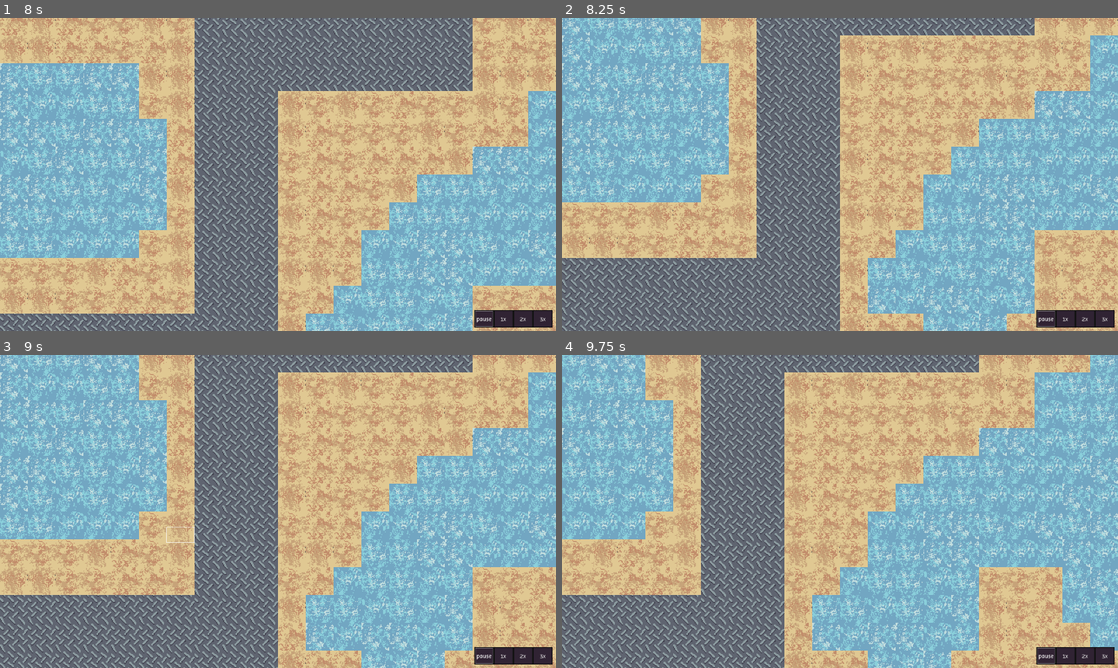
Above: before the commit, frames 1-4 (two rows, left to right).
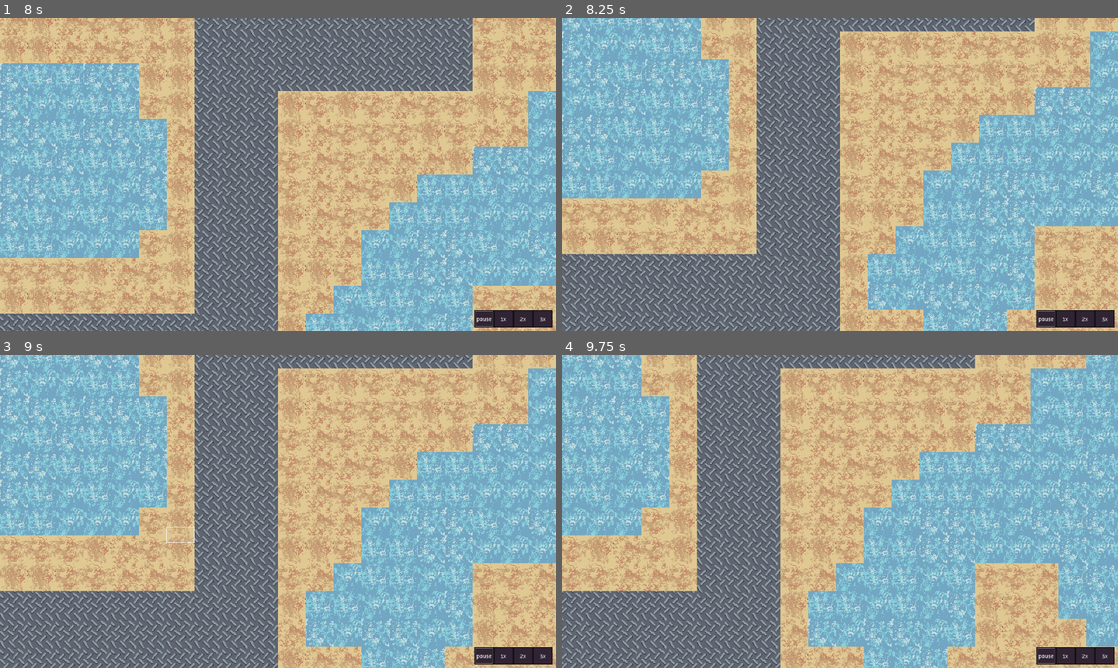
Above: after the commit, the same moments.

Repository: Just-a-Unity-Dev/achei
Game: Godot game, scene res://game.tscn
The game is run twice, just before and just after one commit, with the same random seed, the same clock (stepped at 60 frames per second) and the same inputs. The engine's default icon, where the game draws it, is replaced by a stand-in: a white triangle on a blue panel in a dark square.
Inputs (mouse positions are in pixels of both pictures, inside the frame that each line leads up to):
- Up to frame 1 (8 s): click "1x" at 0.5 s; click "2x" at 1.25 s; click "3x" at 2 s; click "1x" at 2.75 s; click "2x" at 3.5 s; click "3x" at 4.25 s; click "1x" at 5 s; click "2x" at 5.75 s; click "3x" at 6.5 s; click "pause" at 7.25 s
- Up to frame 2 (8.25 s): move the mouse to (962, 158) at 8.02 s; tap S (camera_move_down) at 8.1 s; click (962, 158) at 8.17 s
- Up to frame 3 (9 s): drag from (166, 527) to (250, 574) at 8.77 s
- Up to frame 4 (9.75 s): move the mouse to (895, 442) at 9.52 s; tap D (camera_move_right) at 9.6 s; click (895, 442) at 9.67 s

Frame 1 is identical in both runs. In frame 2, 47% of the frame differs, in the area x 0-100%, y 0-100%; in frame 3, 47%; in frame 4, 46%.

Commit message:
integrate deltatime into wasd movement

Diff:
--- a/scripts/camera_2d.gd
+++ b/scripts/camera_2d.gd
@@ -169,7 +169,7 @@
 
 func _process(delta: float) -> void:
 	var axis = Input.get_vector("camera_move_left", "camera_move_right", "camera_move_up", "camera_move_down")
-	position += axis * 32 / _target_zoom
+	position += axis * delta * (32**2) * 2 / _target_zoom
 
 func _unhandled_input(event: InputEvent) -> void:
 	if event is InputEventMouseMotion:
